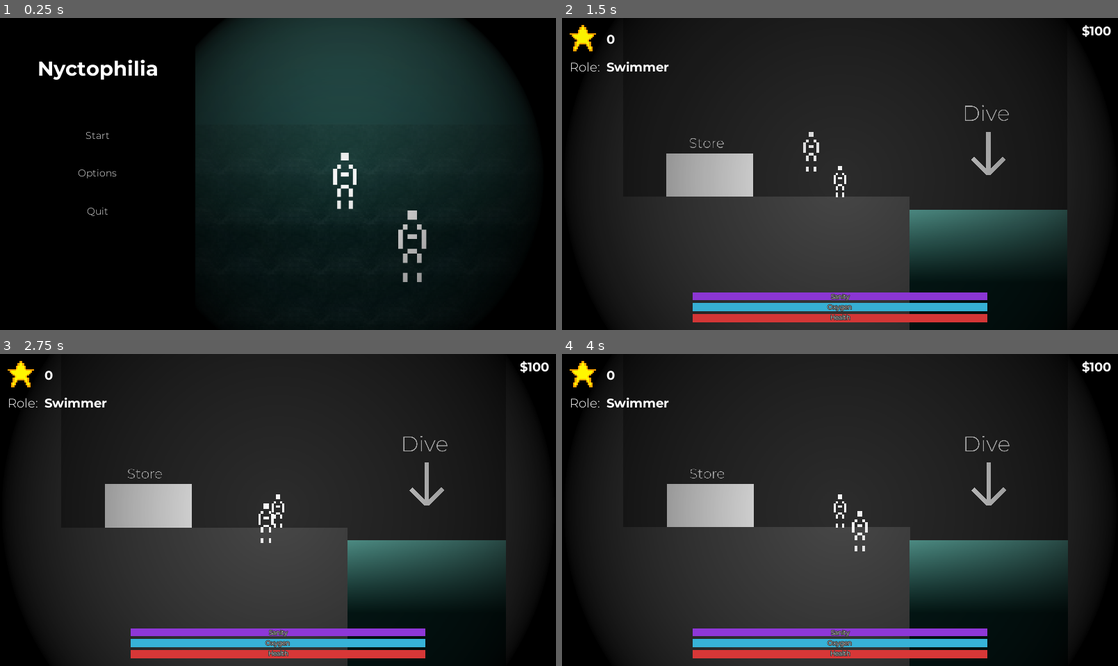
Above: before the commit, frames 1-4 (two rows, left to right).
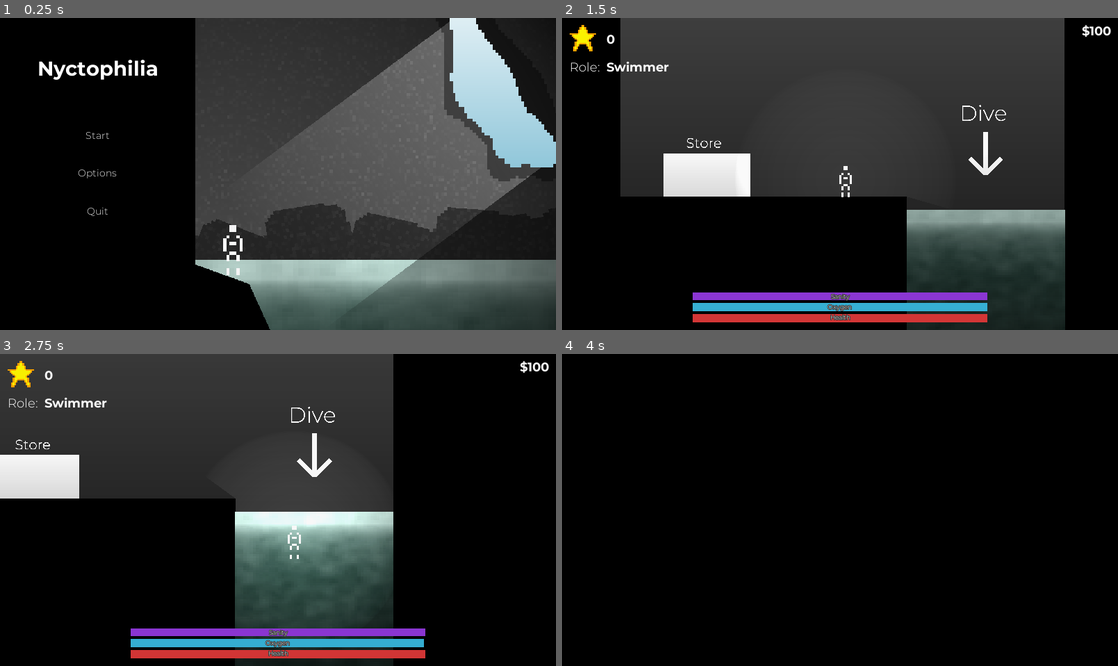
Above: after the commit, the same moments.

Repository: dev-rocco/nyctophilia-repo
Game: Godot game, scene res://Scenes/DevMainMenu.tscn
The game is run twice, just before and just after one commit, with the same random seed, the same clock (stepped at 60 frames per second) and the same inputs.
Inputs:
- Up to frame 1 (0.25 s): no input
- Up to frame 2 (1.5 s): click "Start" at 0.5 s; tap Enter at 1.25 s; hold D (move_right) from 1.28 s (still down); hold F (flashlight_toggle) from 1.28 s (still down)
- Up to frame 3 (2.75 s): keep holding D (move_right); tap W (move_up) at 1.52, 2.27 s; release F (flashlight_toggle) at 2.03 s; tap F (flashlight_toggle) at 2.1 s
- Up to frame 4 (4 s): release D (move_right) at 2.78 s; hold A (move_left) 2.78-3.53 s; hold E (interact) 2.78-3.53 s; tap F (flashlight_toggle) at 3.05, 3.6 s; hold D (move_right) from 3.53 s (still down); tap W (move_up) at 3.77 s

The runs differ from the first frame. In frame 1, 51% of the frame differs, in the area x 35-100%, y 0-100%; in frame 2, 50%; in frame 3, 46%; in frame 4, 69%, in the area x 1-99%, y 0-100%.

Commit message:
Added flashlight and tweaks

Diff:
--- a/Assets/Objects/Player/Player.gd
+++ b/Assets/Objects/Player/Player.gd
@@ -68,6 +68,9 @@
 onready var health_bar_max = health_bar.rect_size.x
 onready var oxygen_bar = $Camera/UI/Bars/OxygenBar
 onready var oxygen_bar_max = oxygen_bar.rect_size.x
+# flashlight
+onready var flashlight = $WorldLighting/Light
+var flashlight_enabled = false
 ###############################
 onready var cscene = get_tree().current_scene
 
@@ -99,7 +102,7 @@
 var being_attacked = false
 func try_enemy():
 	if world_lighting_enabled:
-		fake_enemy.decide_attack()
+		#fake_enemy.decide_attack()
 		enemy_try_timer.start(sanity/2)
 	else:
 		enemy_try_timer.stop()
@@ -125,10 +128,10 @@
 onready var temp_cm = world_lighting.get_node("CanvasModulate")
 func enable_world_lighting(delta):
 	temp_light.energy = lerp(temp_light.energy, 1, world_lighting_changespeed * delta)
-	temp_cm.color = lerp(temp_cm.color, Color(0,0,0,1), world_lighting_changespeed * delta)
+	#temp_cm.color = lerp(temp_cm.color, Color(0,0,0,1), world_lighting_changespeed * delta)
 func disable_world_lighting(delta):
 	temp_light.energy = lerp(temp_light.energy, 0, world_lighting_changespeed * delta)
-	temp_cm.color = lerp(temp_cm.color, Color(1,1,1,1), world_lighting_changespeed * delta)
+	#temp_cm.color = lerp(temp_cm.color, Color(1,1,1,1), world_lighting_changespeed * delta)
 ########################################
 
 # Main #
@@ -136,6 +139,7 @@
 var fake_enemy
 func _ready():
 	UI_control.visible = true
+	flashlight.visible = true
 	blackout_animator.get_parent().visible = true
 	blackout_animator.play("BlackFadeOut")
 	world_lighting.visible = true
@@ -155,10 +159,14 @@
 		if event.is_action_pressed("move_left"):
 			facing_dir = "l"
 
-		# enemy debug
+		# flashlight
 		if event.is_action_pressed("flashlight_toggle"):
-			fake_enemy.attack()
-
+			if !world_lighting_enabled:
+				world_lighting_enabled = true
+			elif world_lighting_enabled:
+				world_lighting_enabled = false
+
+const DEBUG_MODE = true
 func _process(delta):
 	# Upgrades updater (pretty fucking slow but idgaf cos am dead hard)
 	true_oxygen_depletion_rate = starting_oxygen_depletion_rate - (cscene.get_store_level("oxygen") / 2)
@@ -174,8 +182,8 @@
 		health -= (starting_oxygen_depletion_rate * 3) * delta
 
 	# Death check
-	#if health <= 0:
-	#	dying()
+	if health <= 0 and !DEBUG_MODE:
+		dying()
 
 	# Water lighting (darkness)
 	if world_lighting_enabled:
--- a/Assets/Objects/Player/Player.tscn
+++ b/Assets/Objects/Player/Player.tscn
@@ -609,8 +609,9 @@
 visible = false
 
 [node name="Light" type="Light2D" parent="WorldLighting"]
+visible = false
 texture = ExtResource( 7 )
-texture_scale = 0.75
+texture_scale = 0.3
 shadow_enabled = true
 
 [node name="CanvasModulate" type="CanvasModulate" parent="WorldLighting"]
--- a/Assets/Objects/Store/Store.tscn
+++ b/Assets/Objects/Store/Store.tscn
@@ -7,6 +7,7 @@
 [ext_resource path="res://Assets/Resources/Fonts/DynamicPresets/Montserrat.tres" type="DynamicFont" id=5]
 [ext_resource path="res://Assets/Resources/Fonts/Montserrat/Montserrat-Light.ttf" type="DynamicFontData" id=6]
 [ext_resource path="res://Assets/Resources/Fonts/DynamicPresets/MontserratBold.tres" type="DynamicFont" id=7]
+[ext_resource path="res://Assets/Resources/Themes/DevMainMenu.tres" type="Theme" id=8]
 
 [sub_resource type="QuadMesh" id=1]
 size = Vector2( 2, 2 )
@@ -20,13 +21,6 @@
 
 [sub_resource type="Theme" id=4]
 default_font = SubResource( 9 )
-
-[sub_resource type="DynamicFont" id=7]
-size = 12
-font_data = ExtResource( 6 )
-
-[sub_resource type="Theme" id=8]
-default_font = SubResource( 7 )
 
 [sub_resource type="Theme" id=6]
 default_font = ExtResource( 5 )
@@ -71,7 +65,7 @@
 margin_top = -20.0
 margin_right = 20.0
 margin_bottom = 20.0
-theme = SubResource( 8 )
+theme = ExtResource( 8 )
 
 [node name="Panel" type="Panel" parent="CanvasLayer/Control"]
 anchor_left = 0.5
--- a/Assets/Resources/OccluderPolygons/Rect.tres
+++ b/Assets/Resources/OccluderPolygons/Rect.tres
@@ -1,4 +1,4 @@
 [gd_resource type="OccluderPolygon2D" format=2]
 
 [resource]
-polygon = PoolVector2Array( -1.1, -1.1, 1.1, -1.1, 1.1, 1.1, -1.1, 1.1 )
+polygon = PoolVector2Array( -1, -1, 1, -1, 1, 1, -1, 1 )
--- /dev/null
+++ b/Assets/Resources/Shaders/visual/water.tres
@@ -0,0 +1,242 @@
+[gd_resource type="VisualShader" load_steps=28 format=2]
+
+[sub_resource type="VisualShaderNodeVectorScalarMix" id=46]
+
+[sub_resource type="VisualShaderNodeColorConstant" id=47]
+constant = Color( 0.259892, 0.689453, 0.573673, 1 )
+
+[sub_resource type="VisualShaderNodeScalarOp" id=53]
+operator = 2
+
+[sub_resource type="VisualShaderNodeScalarOp" id=54]
+operator = 2
+
+[sub_resource type="VisualShaderNodeScalarUniform" id=55]
+uniform_name = "XUV"
+
+[sub_resource type="VisualShaderNodeScalarUniform" id=56]
+uniform_name = "YUV"
+
+[sub_resource type="VisualShaderNodeVectorFunc" id=57]
+function = 19
+
+[sub_resource type="VisualShaderNodeVectorOp" id=58]
+default_input_values = [ 0, Vector3( 1, 1, 1 ), 1, Vector3( 40, 40, 1 ) ]
+operator = 3
+
+[sub_resource type="VisualShaderNodeInput" id=41]
+input_name = "time"
+
+[sub_resource type="VisualShaderNodeVectorOp" id=59]
+default_input_values = [ 0, Vector3( 20, 20, 1 ), 1, Vector3( 0, 0, 0 ) ]
+operator = 2
+
+[sub_resource type="Gradient" id=63]
+offsets = PoolRealArray( 0.164179, 1 )
+
+[sub_resource type="GradientTexture" id=64]
+gradient = SubResource( 63 )
+
+[sub_resource type="VisualShaderNodeTexture" id=65]
+texture = SubResource( 64 )
+
+[sub_resource type="VisualShaderNodeVectorScalarMix" id=66]
+
+[sub_resource type="VisualShaderNodeVectorDecompose" id=67]
+
+[sub_resource type="VisualShaderNodeInput" id=68]
+input_name = "uv"
+
+[sub_resource type="VisualShaderNodeScalarOp" id=69]
+default_input_values = [ 0, 0.003, 1, 0.0 ]
+operator = 3
+
+[sub_resource type="VisualShaderNodeVectorCompose" id=70]
+
+[sub_resource type="VisualShaderNodeScalarOp" id=71]
+default_input_values = [ 0, 2.0, 1, 16.0 ]
+operator = 3
+
+[sub_resource type="VisualShaderNodeScalarUniform" id=72]
+uniform_name = "foam_scalar"
+
+[sub_resource type="OpenSimplexNoise" id=43]
+
+[sub_resource type="NoiseTexture" id=44]
+seamless = true
+noise = SubResource( 43 )
+
+[sub_resource type="VisualShaderNodeTexture" id=45]
+texture = SubResource( 44 )
+
+[sub_resource type="VisualShaderNodeInput" id=48]
+input_name = "uv"
+
+[sub_resource type="VisualShaderNodeVectorDecompose" id=49]
+
+[sub_resource type="VisualShaderNodeVectorCompose" id=50]
+
+[sub_resource type="VisualShaderNodeScalarOp" id=51]
+
+[resource]
+code = "shader_type canvas_item;
+uniform float XUV;
+uniform float YUV;
+uniform sampler2D tex_frg_4;
+uniform float foam_scalar;
+uniform sampler2D tex_frg_24;
+
+
+
+void vertex() {
+// Output:0
+
+}
+
+void fragment() {
+// Color:11
+	vec3 n_out11p0 = vec3(0.259892, 0.689453, 0.573673);
+	float n_out11p1 = 1.000000;
+
+// ScalarUniform:16
+	float n_out16p0 = XUV;
+
+// Input:5
+	vec3 n_out5p0 = vec3(UV, 0.0);
+
+// VectorDecompose:6
+	float n_out6p0 = n_out5p0.x;
+	float n_out6p1 = n_out5p0.y;
+	float n_out6p2 = n_out5p0.z;
+
+// ScalarOp:13
+	float n_out13p0 = n_out16p0 * n_out6p0;
+
+// Input:2
+	float n_out2p0 = TIME;
+
+// ScalarOp:33
+	float n_in33p1 = 16.00000;
+	float n_out33p0 = n_out2p0 / n_in33p1;
+
+// ScalarUniform:17
+	float n_out17p0 = YUV;
+
+// ScalarOp:15
+	float n_out15p0 = n_out17p0 * n_out6p1;
+
+// ScalarOp:8
+	float n_out8p0 = n_out33p0 + n_out15p0;
+
+// VectorCompose:7
+	vec3 n_out7p0 = vec3(n_out13p0, n_out8p0, n_out6p2);
+
+// VectorOp:20
+	vec3 n_in20p0 = vec3(20.00000, 20.00000, 1.00000);
+	vec3 n_out20p0 = n_in20p0 * n_out7p0;
+
+// VectorFunc:18
+	vec3 n_out18p0 = floor(n_out20p0);
+
+// VectorOp:19
+	vec3 n_in19p1 = vec3(40.00000, 40.00000, 1.00000);
+	vec3 n_out19p0 = n_out18p0 / n_in19p1;
+
+// Texture:4
+	vec4 tex_frg_4_read = texture(tex_frg_4, n_out19p0.xy);
+	vec3 n_out4p0 = tex_frg_4_read.rgb;
+	float n_out4p1 = tex_frg_4_read.a;
+
+// VectorScalarMix:10
+	float n_in10p2 = 0.50000;
+	vec3 n_out10p0 = mix(n_out11p0, n_out4p0, n_in10p2);
+
+// ScalarUniform:34
+	float n_out34p0 = foam_scalar;
+
+// Input:30
+	vec3 n_out30p0 = vec3(UV, 0.0);
+
+// VectorDecompose:29
+	float n_out29p0 = n_out30p0.x;
+	float n_out29p1 = n_out30p0.y;
+	float n_out29p2 = n_out30p0.z;
+
+// ScalarOp:31
+	float n_out31p0 = n_out34p0 / n_out29p0;
+
+// VectorCompose:32
+	float n_in32p1 = 0.00000;
+	float n_in32p2 = 0.00000;
+	vec3 n_out32p0 = vec3(n_out31p0, n_in32p1, n_in32p2);
+
+// Texture:24
+	vec4 tex_frg_24_read = texture(tex_frg_24, n_out32p0.xy);
+	vec3 n_out24p0 = tex_frg_24_read.rgb;
+	float n_out24p1 = tex_frg_24_read.a;
+
+// VectorScalarMix:28
+	float n_in28p2 = 0.50000;
+	vec3 n_out28p0 = mix(n_out10p0, n_out24p0, n_in28p2);
+
+// Output:0
+	COLOR.rgb = n_out28p0;
+
+}
+
+void light() {
+// Output:0
+
+}
+"
+graph_offset = Vector2( 102, -539.794 )
+mode = 1
+flags/light_only = false
+nodes/fragment/0/position = Vector2( 1260, -100 )
+nodes/fragment/2/node = SubResource( 41 )
+nodes/fragment/2/position = Vector2( -1020, 180 )
+nodes/fragment/4/node = SubResource( 45 )
+nodes/fragment/4/position = Vector2( 60, 100 )
+nodes/fragment/5/node = SubResource( 48 )
+nodes/fragment/5/position = Vector2( -1220, -80 )
+nodes/fragment/6/node = SubResource( 49 )
+nodes/fragment/6/position = Vector2( -1000, -100 )
+nodes/fragment/7/node = SubResource( 50 )
+nodes/fragment/7/position = Vector2( -80, -40 )
+nodes/fragment/8/node = SubResource( 51 )
+nodes/fragment/8/position = Vector2( -140, 280 )
+nodes/fragment/10/node = SubResource( 46 )
+nodes/fragment/10/position = Vector2( 420, 100 )
+nodes/fragment/11/node = SubResource( 47 )
+nodes/fragment/11/position = Vector2( 280, -20 )
+nodes/fragment/13/node = SubResource( 53 )
+nodes/fragment/13/position = Vector2( -740, -220 )
+nodes/fragment/15/node = SubResource( 54 )
+nodes/fragment/15/position = Vector2( -740, -20 )
+nodes/fragment/16/node = SubResource( 55 )
+nodes/fragment/16/position = Vector2( -969.073, -186.632 )
+nodes/fragment/17/node = SubResource( 56 )
+nodes/fragment/17/position = Vector2( -980, 20 )
+nodes/fragment/18/node = SubResource( 57 )
+nodes/fragment/18/position = Vector2( -340, 80 )
+nodes/fragment/19/node = SubResource( 58 )
+nodes/fragment/19/position = Vector2( -140, 140 )
+nodes/fragment/20/node = SubResource( 59 )
+nodes/fragment/20/position = Vector2( -40, -200 )
+nodes/fragment/24/node = SubResource( 65 )
+nodes/fragment/24/position = Vector2( 760, -340 )
+nodes/fragment/28/node = SubResource( 66 )
+nodes/fragment/28/position = Vector2( 1000, -160 )
+nodes/fragment/29/node = SubResource( 67 )
+nodes/fragment/29/position = Vector2( 312.24, -355.306 )
+nodes/fragment/30/node = SubResource( 68 )
+nodes/fragment/30/position = Vector2( 120, -380 )
+nodes/fragment/31/node = SubResource( 69 )
+nodes/fragment/31/position = Vector2( 520, -480 )
+nodes/fragment/32/node = SubResource( 70 )
+nodes/fragment/32/position = Vector2( 560, -280 )
+nodes/fragment/33/node = SubResource( 71 )
+nodes/fragment/33/position = Vector2( -800, 180 )
+nodes/fragment/34/node = SubResource( 72 )
+nodes/fragment/34/position = Vector2( 240, -480 )
+nodes/fragment/connections = PoolIntArray( 5, 0, 6, 0, 8, 0, 7, 1, 11, 0, 10, 0, 6, 0, 13, 1, 6, 1, 15, 1, 16, 0, 13, 0, 17, 0, 15, 0, 13, 0, 7, 0, 15, 0, 8, 1, 6, 2, 7, 2, 4, 0, 10, 1, 19, 0, 4, 0, 7, 0, 20, 1, 20, 0, 18, 0, 18, 0, 19, 0, 24, 0, 28, 1, 10, 0, 28, 0, 28, 0, 0, 0, 30, 0, 29, 0, 29, 0, 31, 1, 31, 0, 32, 0, 32, 0, 24, 0, 33, 0, 8, 0, 2, 0, 33, 0, 34, 0, 31, 0 )
--- a/Scenes/DevMainMenu.tscn
+++ b/Scenes/DevMainMenu.tscn
@@ -2,7 +2,7 @@
 
 [ext_resource path="res://Assets/Resources/Themes/DevMainMenu.tres" type="Theme" id=1]
 [ext_resource path="res://Scenes/DevMainMenu.gd" type="Script" id=2]
-[ext_resource path="res://Assets/Resources/Images/mmbg.png" type="Texture" id=3]
+[ext_resource path="res://Assets/Resources/Images/newmmbg.png" type="Texture" id=3]
 [ext_resource path="res://Assets/Resources/Fonts/Montserrat/Montserrat-Bold.ttf" type="DynamicFontData" id=4]
 
 [sub_resource type="DynamicFont" id=4]
@@ -14,8 +14,8 @@
 [node name="bg" type="CanvasLayer" parent="."]
 
 [node name="Sprite" type="Sprite" parent="bg"]
-position = Vector2( 562, 276 )
-scale = Vector2( 0.8, 0.8 )
+position = Vector2( 358, 354 )
+scale = Vector2( 0.662117, 0.662117 )
 z_index = 2
 texture = ExtResource( 3 )
 
--- a/Scenes/DevScene.tscn
+++ b/Scenes/DevScene.tscn
@@ -18,15 +18,15 @@
 [ext_resource path="res://Assets/Resources/Images/rock.png" type="Texture" id=16]
 [ext_resource path="res://Assets/Resources/Images/rock_bg_crack.png" type="Texture" id=17]
 [ext_resource path="res://Assets/Resources/Images/LightMasks/LMcircle1.png" type="Texture" id=18]
-
-[sub_resource type="RectangleShape2D" id=8]
-extents = Vector2( 298, 32 )
-
-[sub_resource type="RectangleShape2D" id=1]
-extents = Vector2( 512, 32 )
-
-[sub_resource type="RectangleShape2D" id=2]
-extents = Vector2( 32, 300 )
+[ext_resource path="res://Assets/Resources/Shaders/visual/water.tres" type="Shader" id=19]
+
+[sub_resource type="Gradient" id=43]
+
+[sub_resource type="GradientTexture" id=44]
+gradient = SubResource( 43 )
+
+[sub_resource type="RectangleShape2D" id=42]
+extents = Vector2( 1, 1 )
 
 [sub_resource type="QuadMesh" id=5]
 
@@ -37,12 +37,11 @@
 [sub_resource type="GradientTexture" id=7]
 gradient = SubResource( 10 )
 
-[sub_resource type="Gradient" id=22]
-offsets = PoolRealArray( 0, 0.295082, 1 )
-colors = PoolColorArray( 0.360784, 0.654902, 0.615686, 1, 0.0156863, 0.113725, 0.101961, 1, 0.0156863, 0.113725, 0.101961, 1 )
-
-[sub_resource type="GradientTexture" id=21]
-gradient = SubResource( 22 )
+[sub_resource type="ShaderMaterial" id=41]
+shader = ExtResource( 19 )
+shader_param/XUV = 5.5
+shader_param/YUV = 2.5
+shader_param/foam_scalar = 0.05
 
 [sub_resource type="RectangleShape2D" id=9]
 extents = Vector2( 181, 285 )
@@ -51,7 +50,7 @@
 
 [sub_resource type="Gradient" id=26]
 offsets = PoolRealArray( 0 )
-colors = PoolColorArray( 0.290196, 0.290196, 0.290196, 1 )
+colors = PoolColorArray( 0, 0, 0, 1 )
 
 [sub_resource type="GradientTexture" id=27]
 gradient = SubResource( 26 )
@@ -75,248 +74,11 @@
 [sub_resource type="RectangleShape2D" id=18]
 extents = Vector2( 1, 1 )
 
-[sub_resource type="VisualShaderNodeVectorScalarMix" id=46]
-
-[sub_resource type="VisualShaderNodeColorConstant" id=47]
-constant = Color( 0.259892, 0.689453, 0.573673, 1 )
-
-[sub_resource type="VisualShaderNodeScalarOp" id=53]
-operator = 2
-
-[sub_resource type="VisualShaderNodeScalarOp" id=54]
-operator = 2
-
-[sub_resource type="VisualShaderNodeScalarUniform" id=55]
-uniform_name = "XUV"
-
-[sub_resource type="VisualShaderNodeScalarUniform" id=56]
-uniform_name = "YUV"
-
-[sub_resource type="VisualShaderNodeVectorFunc" id=57]
-function = 19
-
-[sub_resource type="VisualShaderNodeVectorOp" id=58]
-default_input_values = [ 0, Vector3( 1, 1, 1 ), 1, Vector3( 40, 40, 1 ) ]
-operator = 3
-
-[sub_resource type="VisualShaderNodeInput" id=41]
-input_name = "time"
-
-[sub_resource type="VisualShaderNodeVectorOp" id=59]
-default_input_values = [ 0, Vector3( 20, 20, 1 ), 1, Vector3( 0, 0, 0 ) ]
-operator = 2
-
-[sub_resource type="VisualShaderNodeScalarFunc" id=60]
-function = 15
-
-[sub_resource type="Gradient" id=63]
-offsets = PoolRealArray( 0.164179, 1 )
-
-[sub_resource type="GradientTexture" id=64]
-gradient = SubResource( 63 )
-
-[sub_resource type="VisualShaderNodeTexture" id=65]
-texture = SubResource( 64 )
-
-[sub_resource type="VisualShaderNodeVectorScalarMix" id=66]
-
-[sub_resource type="VisualShaderNodeVectorDecompose" id=67]
-
-[sub_resource type="VisualShaderNodeInput" id=68]
-input_name = "uv"
-
-[sub_resource type="VisualShaderNodeScalarOp" id=69]
-default_input_values = [ 0, 0.003, 1, 0.0 ]
-operator = 3
-
-[sub_resource type="VisualShaderNodeVectorCompose" id=70]
-
-[sub_resource type="VisualShaderNodeScalarOp" id=71]
-default_input_values = [ 0, 2.0, 1, 16.0 ]
-operator = 3
-
-[sub_resource type="OpenSimplexNoise" id=43]
-
-[sub_resource type="NoiseTexture" id=44]
-seamless = true
-noise = SubResource( 43 )
-
-[sub_resource type="VisualShaderNodeTexture" id=45]
-texture = SubResource( 44 )
-
-[sub_resource type="VisualShaderNodeInput" id=48]
-input_name = "uv"
-
-[sub_resource type="VisualShaderNodeVectorDecompose" id=49]
-
-[sub_resource type="VisualShaderNodeVectorCompose" id=50]
-
-[sub_resource type="VisualShaderNodeScalarOp" id=51]
-
-[sub_resource type="VisualShader" id=39]
-code = "shader_type canvas_item;
-uniform float XUV;
-uniform float YUV;
-uniform sampler2D tex_frg_4;
-uniform sampler2D tex_frg_24;
-
-
-
-void vertex() {
-// Output:0
-
-}
-
-void fragment() {
-// Color:11
-	vec3 n_out11p0 = vec3(0.259892, 0.689453, 0.573673);
-	float n_out11p1 = 1.000000;
-
-// ScalarUniform:16
-	float n_out16p0 = XUV;
-
-// Input:5
-	vec3 n_out5p0 = vec3(UV, 0.0);
-
-// VectorDecompose:6
-	float n_out6p0 = n_out5p0.x;
-	float n_out6p1 = n_out5p0.y;
-	float n_out6p2 = n_out5p0.z;
-
-// ScalarOp:13
-	float n_out13p0 = n_out16p0 * n_out6p0;
-
-// Input:2
-	float n_out2p0 = TIME;
-
-// ScalarOp:33
-	float n_in33p1 = 16.00000;
-	float n_out33p0 = n_out2p0 / n_in33p1;
-
-// ScalarUniform:17
-	float n_out17p0 = YUV;
-
-// ScalarOp:15
-	float n_out15p0 = n_out17p0 * n_out6p1;
-
-// ScalarOp:8
-	float n_out8p0 = n_out33p0 + n_out15p0;
-
-// VectorCompose:7
-	vec3 n_out7p0 = vec3(n_out13p0, n_out8p0, n_out6p2);
-
-// VectorOp:20
-	vec3 n_in20p0 = vec3(20.00000, 20.00000, 1.00000);
-	vec3 n_out20p0 = n_in20p0 * n_out7p0;
-
-// VectorFunc:18
-	vec3 n_out18p0 = floor(n_out20p0);
-
-// VectorOp:19
-	vec3 n_in19p1 = vec3(40.00000, 40.00000, 1.00000);
-	vec3 n_out19p0 = n_out18p0 / n_in19p1;
-
-// Texture:4
-	vec4 tex_frg_4_read = texture(tex_frg_4, n_out19p0.xy);
-	vec3 n_out4p0 = tex_frg_4_read.rgb;
-	float n_out4p1 = tex_frg_4_read.a;
-
-// VectorScalarMix:10
-	float n_in10p2 = 0.50000;
-	vec3 n_out10p0 = mix(n_out11p0, n_out4p0, n_in10p2);
-
-// Input:30
-	vec3 n_out30p0 = vec3(UV, 0.0);
-
-// VectorDecompose:29
-	float n_out29p0 = n_out30p0.x;
-	float n_out29p1 = n_out30p0.y;
-	float n_out29p2 = n_out30p0.z;
-
-// ScalarOp:31
-	float n_in31p0 = 0.00300;
-	float n_out31p0 = n_in31p0 / n_out29p0;
-
-// VectorCompose:32
-	float n_in32p1 = 0.00000;
-	float n_in32p2 = 0.00000;
-	vec3 n_out32p0 = vec3(n_out31p0, n_in32p1, n_in32p2);
-
-// Texture:24
-	vec4 tex_frg_24_read = texture(tex_frg_24, n_out32p0.xy);
-	vec3 n_out24p0 = tex_frg_24_read.rgb;
-	float n_out24p1 = tex_frg_24_read.a;
-
-// VectorScalarMix:28
-	float n_in28p2 = 0.50000;
-	vec3 n_out28p0 = mix(n_out10p0, n_out24p0, n_in28p2);
-
-// Output:0
-	COLOR.rgb = n_out28p0;
-
-}
-
-void light() {
-// Output:0
-
-}
-"
-graph_offset = Vector2( -910.5, 46.25 )
-mode = 1
-flags/light_only = false
-nodes/fragment/0/position = Vector2( 1260, -100 )
-nodes/fragment/2/node = SubResource( 41 )
-nodes/fragment/2/position = Vector2( -1020, 180 )
-nodes/fragment/4/node = SubResource( 45 )
-nodes/fragment/4/position = Vector2( 60, 100 )
-nodes/fragment/5/node = SubResource( 48 )
-nodes/fragment/5/position = Vector2( -1220, -80 )
-nodes/fragment/6/node = SubResource( 49 )
-nodes/fragment/6/position = Vector2( -1000, -100 )
-nodes/fragment/7/node = SubResource( 50 )
-nodes/fragment/7/position = Vector2( -80, -40 )
-nodes/fragment/8/node = SubResource( 51 )
-nodes/fragment/8/position = Vector2( -140, 280 )
-nodes/fragment/10/node = SubResource( 46 )
-nodes/fragment/10/position = Vector2( 420, 100 )
-nodes/fragment/11/node = SubResource( 47 )
-nodes/fragment/11/position = Vector2( 280, -20 )
-nodes/fragment/13/node = SubResource( 53 )
-nodes/fragment/13/position = Vector2( -740, -220 )
-nodes/fragment/15/node = SubResource( 54 )
-nodes/fragment/15/position = Vector2( -740, -20 )
-nodes/fragment/16/node = SubResource( 55 )
-nodes/fragment/16/position = Vector2( -969.073, -186.632 )
-nodes/fragment/17/node = SubResource( 56 )
-nodes/fragment/17/position = Vector2( -980, 20 )
-nodes/fragment/18/node = SubResource( 57 )
-nodes/fragment/18/position = Vector2( -400, 100 )
-nodes/fragment/19/node = SubResource( 58 )
-nodes/fragment/19/position = Vector2( -140, 140 )
-nodes/fragment/20/node = SubResource( 59 )
-nodes/fragment/20/position = Vector2( -40, -200 )
-nodes/fragment/21/node = SubResource( 60 )
-nodes/fragment/21/position = Vector2( -520, 400 )
-nodes/fragment/24/node = SubResource( 65 )
-nodes/fragment/24/position = Vector2( 760, -340 )
-nodes/fragment/28/node = SubResource( 66 )
-nodes/fragment/28/position = Vector2( 1000, -160 )
-nodes/fragment/29/node = SubResource( 67 )
-nodes/fragment/29/position = Vector2( 312.24, -355.306 )
-nodes/fragment/30/node = SubResource( 68 )
-nodes/fragment/30/position = Vector2( 120, -380 )
-nodes/fragment/31/node = SubResource( 69 )
-nodes/fragment/31/position = Vector2( 520, -480 )
-nodes/fragment/32/node = SubResource( 70 )
-nodes/fragment/32/position = Vector2( 560, -280 )
-nodes/fragment/33/node = SubResource( 71 )
-nodes/fragment/33/position = Vector2( -620, 160 )
-nodes/fragment/connections = PoolIntArray( 5, 0, 6, 0, 8, 0, 7, 1, 11, 0, 10, 0, 6, 0, 13, 1, 6, 1, 15, 1, 16, 0, 13, 0, 17, 0, 15, 0, 13, 0, 7, 0, 15, 0, 8, 1, 6, 2, 7, 2, 4, 0, 10, 1, 19, 0, 4, 0, 7, 0, 20, 1, 20, 0, 18, 0, 18, 0, 19, 0, 24, 0, 28, 1, 10, 0, 28, 0, 28, 0, 0, 0, 30, 0, 29, 0, 29, 0, 31, 1, 31, 0, 32, 0, 32, 0, 24, 0, 33, 0, 8, 0, 2, 0, 33, 0 )
-
 [sub_resource type="ShaderMaterial" id=40]
-shader = SubResource( 39 )
+shader = ExtResource( 19 )
 shader_param/XUV = 80.0
 shader_param/YUV = 4.0
+shader_param/foam_scalar = 0.003
 
 [sub_resource type="QuadMesh" id=15]
 
@@ -357,53 +119,51 @@
 
 [node name="MainRoom" type="Node2D" parent="."]
 
-[node name="Floor" type="StaticBody2D" parent="MainRoom"]
-collision_layer = 3
-collision_mask = 3
-
-[node name="CollisionShape2D" type="CollisionShape2D" parent="MainRoom/Floor"]
-position = Vector2( 298, 632 )
-shape = SubResource( 8 )
-
-[node name="Ceiling" type="StaticBody2D" parent="MainRoom"]
-collision_layer = 3
-collision_mask = 3
-
-[node name="CollisionShape2D" type="CollisionShape2D" parent="MainRoom/Ceiling"]
-position = Vector2( 512, -32 )
-shape = SubResource( 1 )
-
-[node name="Wall" type="StaticBody2D" parent="MainRoom"]
-collision_layer = 3
-collision_mask = 3
-
-[node name="CollisionShape2D" type="CollisionShape2D" parent="MainRoom/Wall"]
-position = Vector2( -32, 300 )
-shape = SubResource( 2 )
-
-[node name="Wall2" type="StaticBody2D" parent="MainRoom"]
-collision_layer = 3
-collision_mask = 3
-
-[node name="CollisionShape2D" type="CollisionShape2D" parent="MainRoom/Wall2"]
-position = Vector2( 1056, 300 )
-shape = SubResource( 2 )
-
-[node name="Wall3" type="StaticBody2D" parent="MainRoom"]
-collision_layer = 3
-collision_mask = 3
-
-[node name="CollisionShape2D" type="CollisionShape2D" parent="MainRoom/Wall3"]
-position = Vector2( 1056, 900 )
-shape = SubResource( 2 )
-
-[node name="Wall4" type="StaticBody2D" parent="MainRoom"]
-collision_layer = 3
-collision_mask = 3
-
-[node name="CollisionShape2D" type="CollisionShape2D" parent="MainRoom/Wall4"]
-position = Vector2( 628, 900 )
-shape = SubResource( 2 )
+[node name="Light2D" type="Light2D" parent="MainRoom"]
+position = Vector2( 510, 500 )
+rotation = -1.57079
+scale = Vector2( 0.75, 1500 )
+texture = SubResource( 44 )
+energy = 2.0
+
+[node name="Walls" type="Node2D" parent="MainRoom"]
+
+[node name="Wall1" type="StaticBody2D" parent="MainRoom/Walls"]
+position = Vector2( -10, 300 )
+scale = Vector2( 10, 300 )
+collision_layer = 3
+collision_mask = 3
+
+[node name="CollisionShape2D" type="CollisionShape2D" parent="MainRoom/Walls/Wall1"]
+shape = SubResource( 42 )
+
+[node name="LightOccluder2D" type="LightOccluder2D" parent="MainRoom/Walls/Wall1"]
+occluder = ExtResource( 8 )
+
+[node name="Wall2" type="StaticBody2D" parent="MainRoom/Walls"]
+position = Vector2( 1034, 300 )
+scale = Vector2( 10, 300 )
+collision_layer = 3
+collision_mask = 3
+
+[node name="CollisionShape2D" type="CollisionShape2D" parent="MainRoom/Walls/Wall2"]
+shape = SubResource( 42 )
+
+[node name="LightOccluder2D" type="LightOccluder2D" parent="MainRoom/Walls/Wall2"]
+occluder = ExtResource( 8 )
+
+[node name="Wall3" type="StaticBody2D" parent="MainRoom/Walls"]
+position = Vector2( 330, 610 )
+rotation = -1.57079
+scale = Vector2( 10, 330 )
+collision_layer = 3
+collision_mask = 3
+
+[node name="CollisionShape2D" type="CollisionShape2D" parent="MainRoom/Walls/Wall3"]
+shape = SubResource( 42 )
+
+[node name="LightOccluder2D" type="LightOccluder2D" parent="MainRoom/Walls/Wall3"]
+occluder = ExtResource( 8 )
 
 [node name="Backgrounds" type="Node2D" parent="MainRoom"]
 
@@ -422,12 +182,12 @@
 texture = SubResource( 7 )
 
 [node name="BgWater" type="MeshInstance2D" parent="MainRoom/Backgrounds"]
+material = SubResource( 41 )
 position = Vector2( 842, 915 )
 rotation = 1.5708
 scale = Vector2( 570, 365 )
 z_index = -1
 mesh = SubResource( 5 )
-texture = SubResource( 21 )
 
 [node name="Water" type="Area2D" parent="MainRoom"]
 position = Vector2( 660, 640 )
Not shown, added: .mono/metadata/ide_messaging_meta.txt
Not shown: 1 places in Assets/Objects/Store/Store.tscn that only renumber resources
Binary file added: Assets/Resources/Images/newmmbg.png
Not shown, added: Assets/Resources/Images/newmmbg.png.import
Not shown: 1 places in Scenes/DevScene.tscn that only renumber resources
